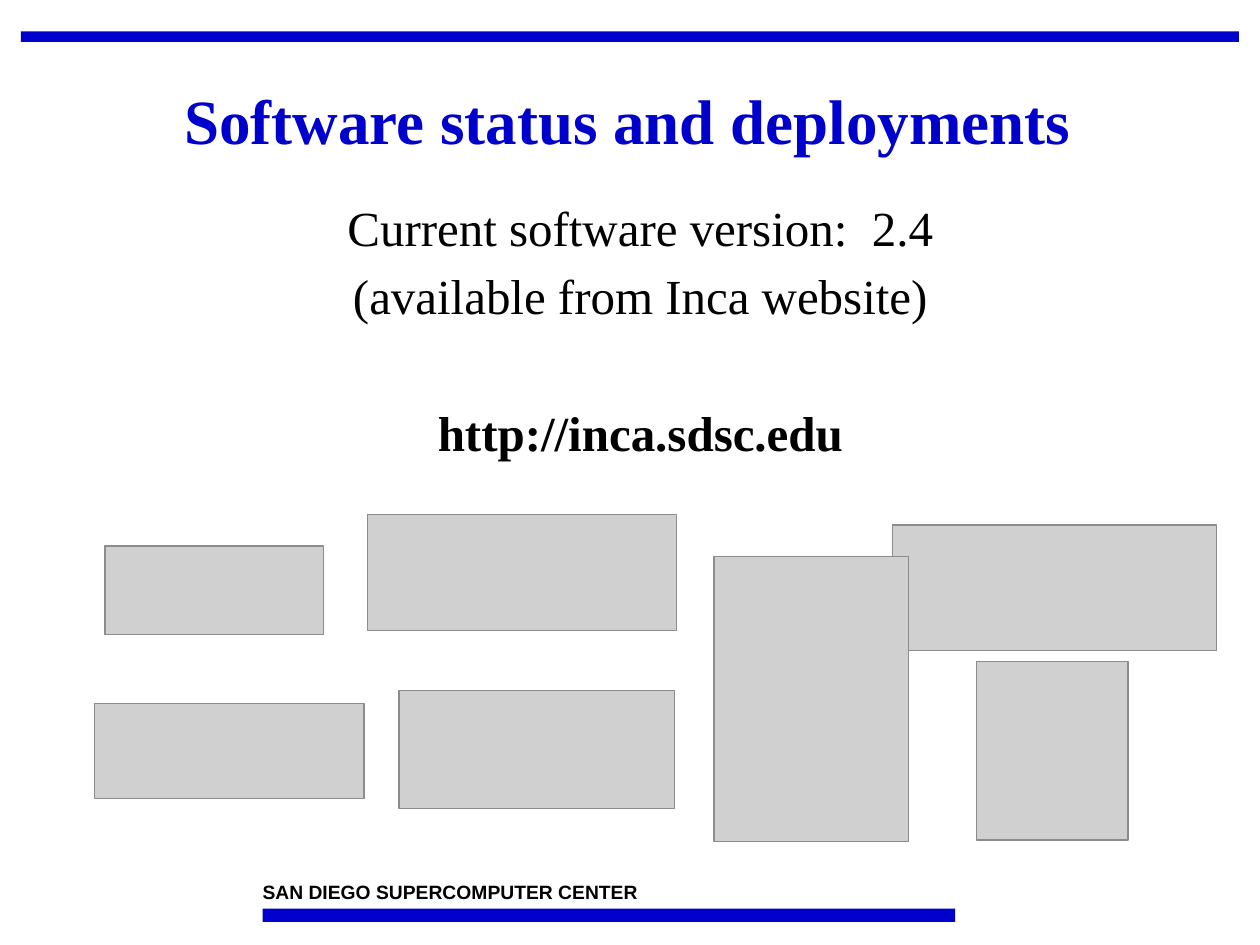
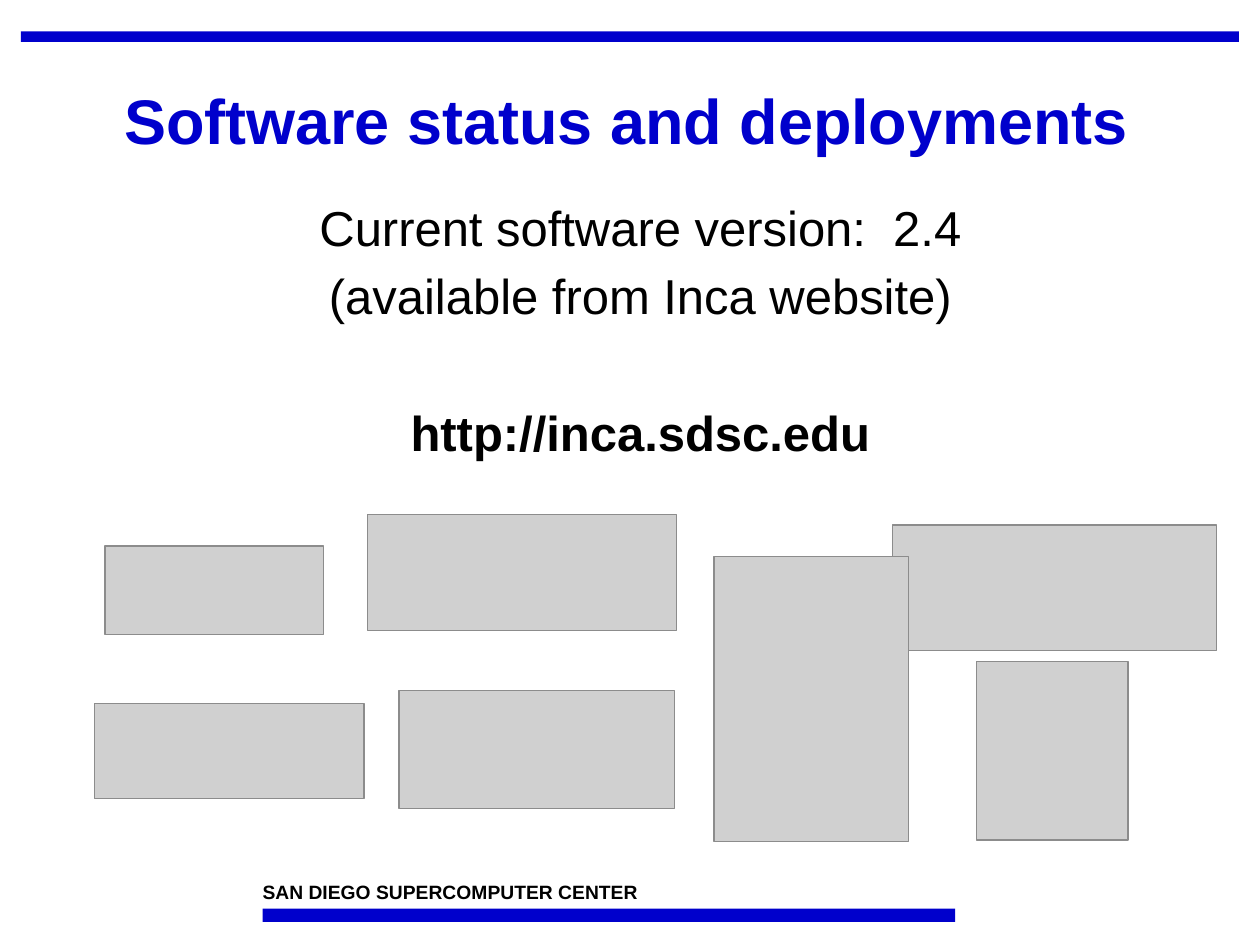
Before and after one commit to IncaProject/inca-xsede, a slide deck: slide 13 of talks/sc08/inca-sc08.ppt. Drawn at 1260x945 pixels with LibreOffice and Linux fonts; fonts in the diff are those of the drawing; grey boxes stand for pictures; background and template pictures are left out. Boxes give left, top, right and bottom in pixels: in the first picture for what was removed or moved away, otherwise in the second. Text is boxed around its words. In the diff, an @@ line names an element or a change of style, - is before the commit and + after.

```diff
--- a/talks/sc08/inca-sc08.ppt
+++ b/talks/sc08/inca-sc08.ppt
@@ title "Software status and deployments" at [124,98,1128,156]: font Times New Roman to Arial @@
@@ text "Current software version: 2.4" at [319,210,961,461]: font Times New Roman to Arial @@
```
Also in this commit, not shown: 17 other slides changed.
